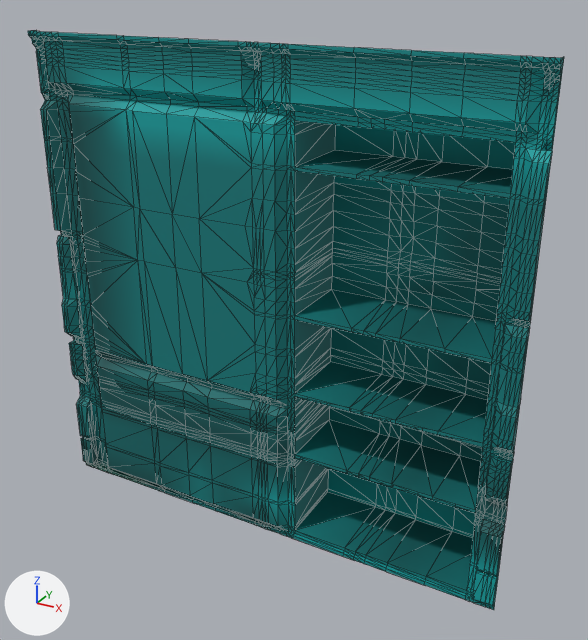
The FBX model Models/med2_6.fbx as it was, and as the next commit left it.
Before and after are seen from a 50 mm lens placed at (1.9, -1.86, 1.59), pointed at (0.08, 1.46, -0.07). Every picture has the same lights, and +X, +Y and +Z are marked at lower left. Mesh edges are drawn as thin lines. Vertices at the same position are counted once.

The first picture shows 'med2_6_mesh'.
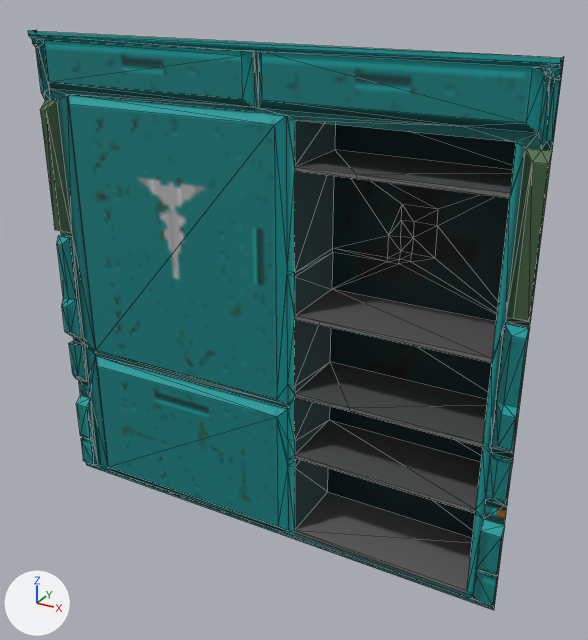
Diff of the bpy script that builds the scene:
```diff
--- a/Models/med2_6.fbx.py
+++ b/Models/med2_6.fbx.py
@@ me_med2_6_png @@
 # used by ob_med2_6_mesh; location = (0.0, 0.0, 0.0)
-me_med2_6_png.from_pydata(...)  # 1802 vertices, 3500 faces; spans x -1.28..1.28, y 1.22..1.7, z -1.28..1.28
+me_med2_6_png.from_pydata(...)  # 248 vertices, 474 faces; spans x -1.28..1.28, y 1.22..1.7, z -1.28..1.28
+# me_med2_6_png part 1: 1554 vertices removed from x -1.28..1.28, y 1.22..1.68, z -1.28..1.28
+# me_med2_6_png part 2: 57 kept faces spanning x -1.28..1.28, y 1.22..1.7, z -1.22..1.28 get new texture (UV) coordinates
 me_med2_6_png.materials.append(mat_med2_6)
```

What differs and where, as boxes (x1, y1, x2, y2) in the pictures (588 x 640 px):
part 1 of me_med2_6_png, deleted (cyan): before (28, 30, 564, 610)
part 2 of me_med2_6_png, surface changed (cyan to black): (31, 30, 564, 602) in both
